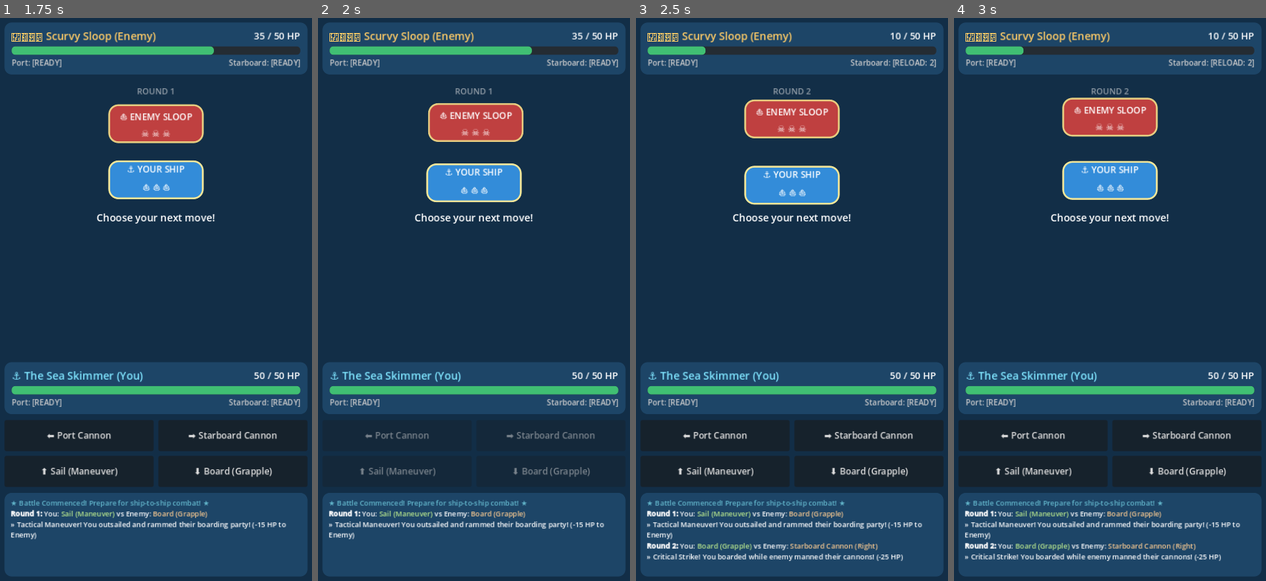
Above: before the commit, frames 1-4 (left to right).
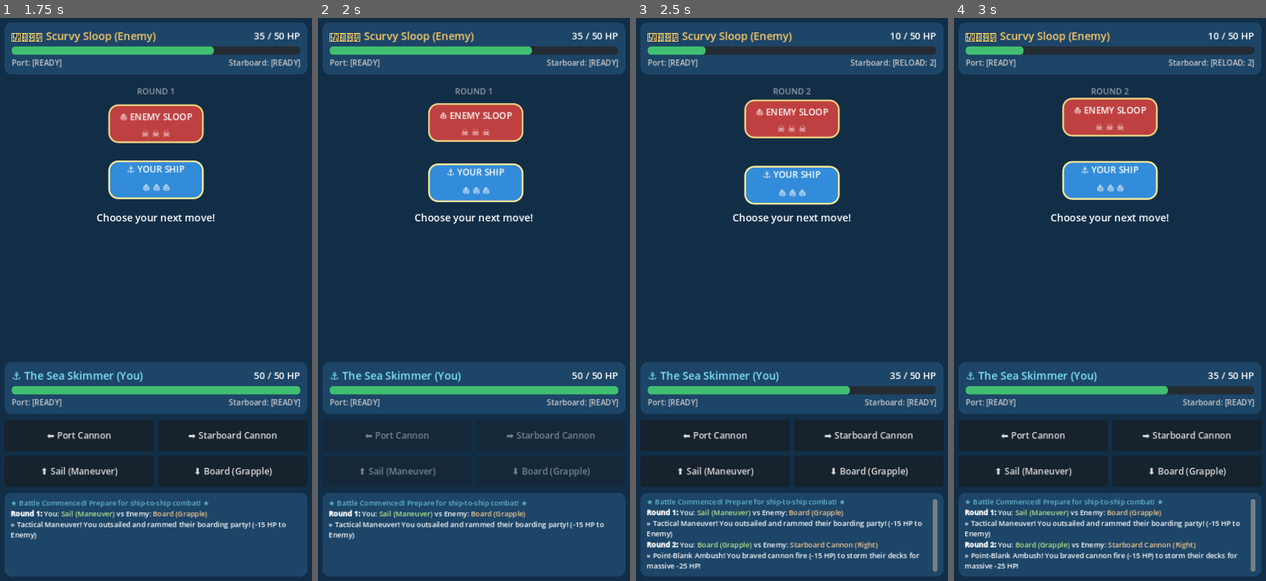
Above: after the commit, the same moments.

Repository: ajknox-agent/rogue-swipe
Game: Godot game, scene res://scenes/battle.tscn
Two runs of this game, one before a commit and one after it. Both use one fixed random seed, a clock stepped at 60 frames per second and the inputs below.
Inputs (mouse positions are in pixels of both pictures, inside the frame that each line leads up to):
- Up to frame 1 (1.75 s): tap Enter at 0.5 s; drag from (156, 299) to (187, 175) at 0.52 s; drag from (90, 327) to (140, 412) at 1.27 s
- Up to frame 2 (2 s): no input
- Up to frame 3 (2.5 s): move the mouse to (823, 175) at 2.02 s; hold D from 2.03 s (still down)
- Up to frame 4 (3 s): release D at 2.75 s; click "⬅️ Port Cannon" at 2.75 s

Frame 1 is identical in both runs. In frame 2, 0.4% of the frame differs, in the area x 34-66%, y 25-33%; in frame 3, 3.4%, in the area x 3-97%, y 62-99%; in frame 4, 3.4%.

Commit message:
Update Cannon vs Board mutual damage rule

Diff:
--- a/scripts/combat_resolver.gd
+++ b/scripts/combat_resolver.gd
@@ -68,17 +68,17 @@
 		res.outcome_summary = "You sail evasively! Mitigated enemy cannon blast to -%d HP." % CANNON_VS_SAIL_DAMAGE
 		res.advantage = "ENEMY"
 
-	# Case 3: Cannon vs Board (Boarding catches Cannons mid-aim/reload for CRIT)
+	# Case 3: Cannon vs Board (Cannon deals full blast, but Boarder storms aboard for higher crit damage)
 	elif p_cannon and enemy_act == Action.BOARD:
 		res.player_damage = BOARD_CRIT_DAMAGE
-		res.enemy_damage = 0
-		res.outcome_summary = "Ambush! Enemy crew grapples aboard while cannons are manned! (-%d HP)" % BOARD_CRIT_DAMAGE
+		res.enemy_damage = CANNON_DAMAGE
+		res.outcome_summary = "Brutal Exchange! Cannon blasted boarders (-%d HP), but enemy crew stormed your deck (-%d HP)!" % [CANNON_DAMAGE, BOARD_CRIT_DAMAGE]
 		res.advantage = "ENEMY"
 
 	elif player_act == Action.BOARD and e_cannon:
-		res.player_damage = 0
+		res.player_damage = CANNON_DAMAGE
 		res.enemy_damage = BOARD_CRIT_DAMAGE
-		res.outcome_summary = "Critical Strike! You boarded while enemy manned their cannons! (-%d HP)" % BOARD_CRIT_DAMAGE
+		res.outcome_summary = "Point-Blank Ambush! You braved cannon fire (-%d HP) to storm their decks for massive -%d HP!" % [CANNON_DAMAGE, BOARD_CRIT_DAMAGE]
 		res.advantage = "PLAYER"
 
 	# Case 4: Sail vs Sail
Not shown, changed: .gitignore
Not shown, changed: DESIGN.md
